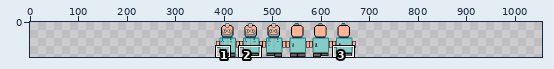
Sprite sheet, stored at images/spritesheets/docteur_spritesheet.png. The picture above shows the old version from afar; the outline marks the close-up.
Close-up. Before:
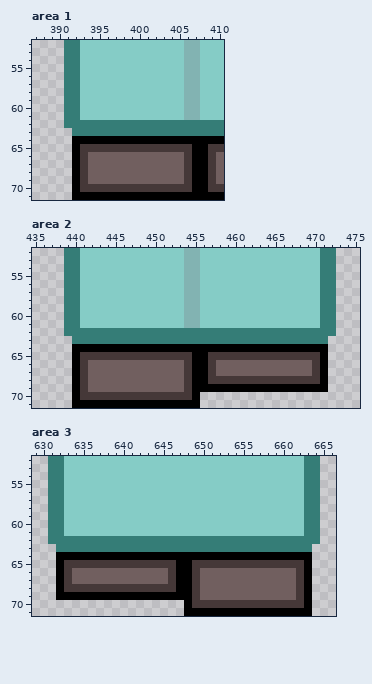
The file is 288x72 pixels. Colours within 5 levels of each other are drawn and written as one. Shown: area 1: x 387..410, y 52..71; area 2: x 435..475, y 52..71; area 3: x 629..666, y 52..71. The old version is drawn lined up with the new one, on the new canvas. The commit also changed other parts of the picture, which this record leaves out.
After the commit:
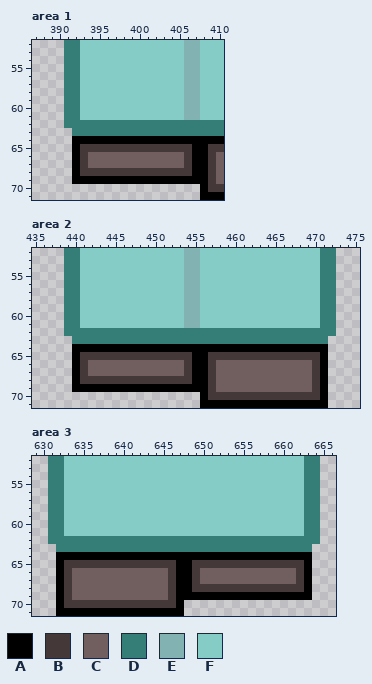
Palette (. is transparent): A #000000  B #453838  C #715f5f  D #357d77  E #82b3b2  F #85ccc6
From old to new:
{"change": "canvas 288x72 -> 1056x72, the old top-left corner now at 384,0"}
{"where": "area 1"}
{"y":68,"x":394,"old":"CCCCCCCCCCCC","new":"BBBBBBBBBBBB"}
{"y":69,"x":393,"old":"BCCCCCCCCCCCCB","new":"AAAAAAAAAAAAAA"}
{"y":70,"x":392,"old":"ABBBBBBBBBBBBBBA","new":"................"}
{"y":71,"x":392,"old":"AAAAAAAAAAAAAAAA","new":"................"}
{"where": "area 2"}
{"y":68,"x":442,"old":"CCCCCCCCCCCC","new":"BBBBBBBBBBBB"}
{"y":68,"x":458,"old":"BBBBBBBBBBBB","new":"CCCCCCCCCCCC"}
{"y":69,"x":441,"old":"BCCCCCCCCCCCCB","new":"AAAAAAAAAAAAAA"}
{"y":69,"x":457,"old":"AAAAAAAAAAAAAA","new":"BCCCCCCCCCCCCB"}
{"y":70,"x":440,"old":"ABBBBBBBBBBBBBBA................","new":"................ABBBBBBBBBBBBBBA"}
{"y":71,"x":440,"old":"AAAAAAAAAAAAAAAA................","new":"................AAAAAAAAAAAAAAAA"}
{"where": "area 3"}
{"y":68,"x":634,"old":"BBBBBBBBBBBB","new":"CCCCCCCCCCCC"}
{"y":68,"x":650,"old":"CCCCCCCCCCCC","new":"BBBBBBBBBBBB"}
{"y":69,"x":633,"old":"AAAAAAAAAAAAAA","new":"BCCCCCCCCCCCCB"}
{"y":69,"x":649,"old":"BCCCCCCCCCCCCB","new":"AAAAAAAAAAAAAA"}
{"y":70,"x":632,"old":"................ABBBBBBBBBBBBBBA","new":"ABBBBBBBBBBBBBBA................"}
{"y":71,"x":632,"old":"................AAAAAAAAAAAAAAAA","new":"AAAAAAAAAAAAAAAA................"}
{"label":"changed","picture_box":[72,168,200,200]}
{"label":"changed","picture_box":[72,376,328,408]}
{"label":"changed","picture_box":[56,584,312,616]}
